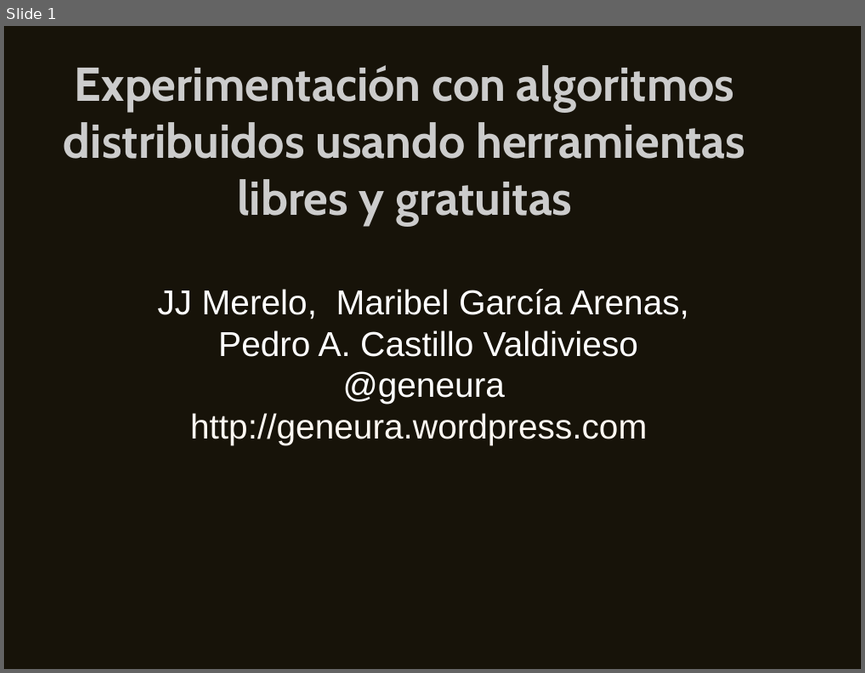
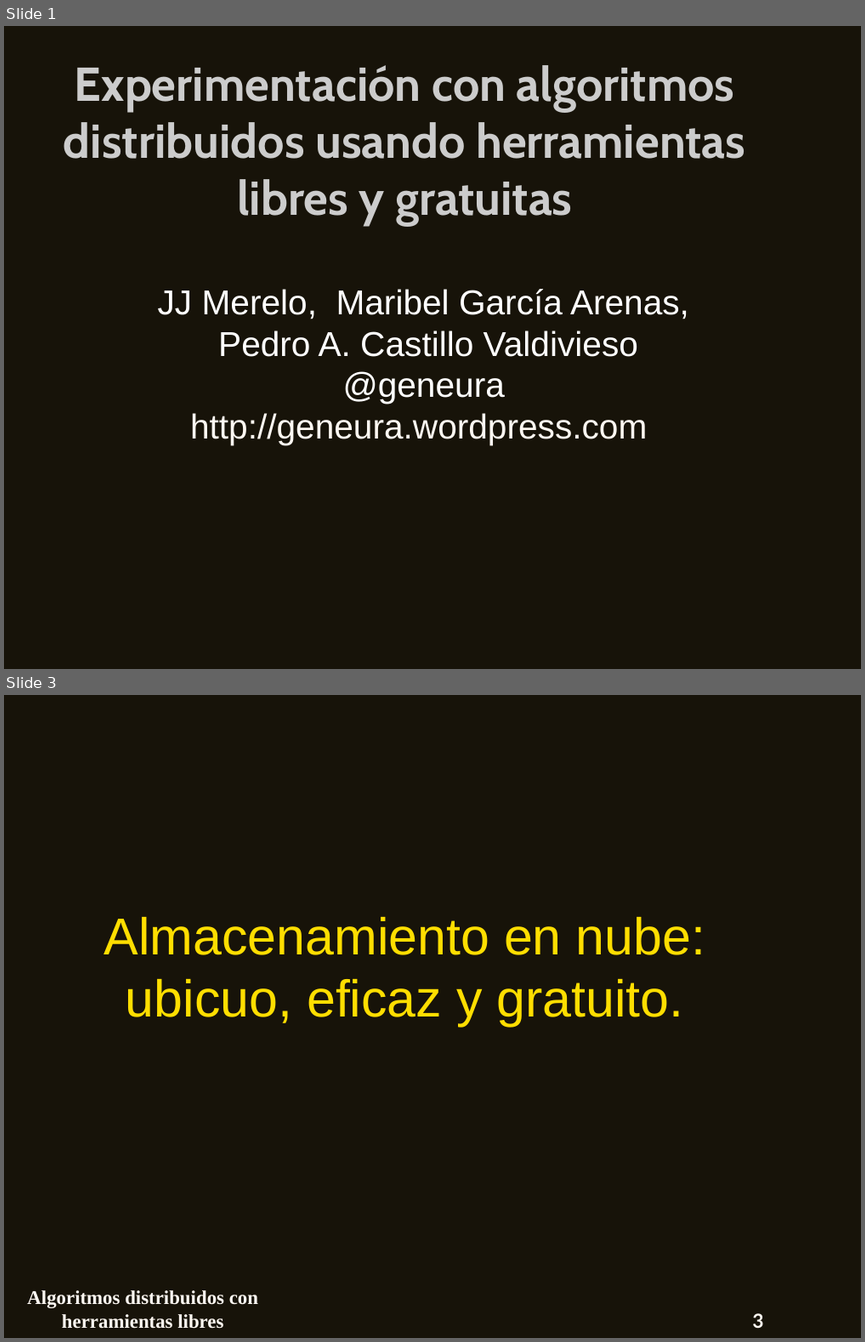
Before and after one commit to CANUBE/maeb-2013, a slide deck: presentacion.odp. Shown one above the other, each under a label of ours: slide 1 before the commit, slides 1 and 3 after it; the slides between them are not shown. The pictures are 865x673 and 865x1342 pixels, drawn with LibreOffice and Linux fonts; fonts in the diff are those of the drawing. Boxes give left, top, right and bottom in pixels: in the first picture for what was removed or moved away, otherwise in the second. Text is boxed around its words. In the diff, an @@ line names an element or a change of style, - is before the commit and + after.

```diff
--- a/presentacion.odp
+++ b/presentacion.odp
@@ slide 3 added at (x1=4, y1=695, x2=861, y2=1338), background #171309 @@
@@ subtitle added at (x1=103, y1=917, x2=705, y2=1026), 48 pt, text #FFDE00 @@
+Almacenamiento en nube: ubicuo, eficaz y gratuito.
@@ text added at (x1=27, y1=1290, x2=258, y2=1328), 18 pt, text #FDF8F2, bold @@
+Algoritmos distribuidos con herramientas libres
@@ page number added at (x1=752, y1=1313, x2=763, y2=1327), 18 pt, text #FDF8F2, bold @@
+3
```
Also in this commit, not shown: 12 other slides added, 4 slides removed.
